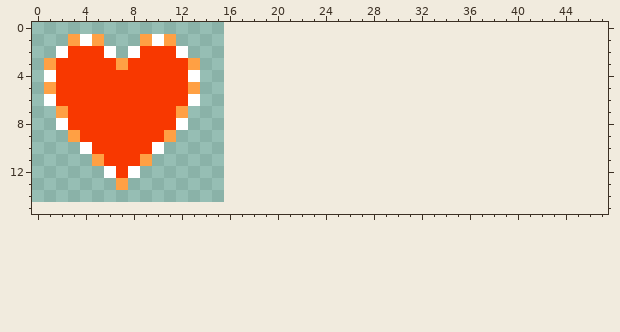
Pixel-art sprite: resources/charset/heart.png. Above, as it was before the edit.
The file is 16x16 pixels. Colours within 5 levels of each other are drawn and written as one. The old version is drawn lined up with the new one, on the new canvas.
The result:
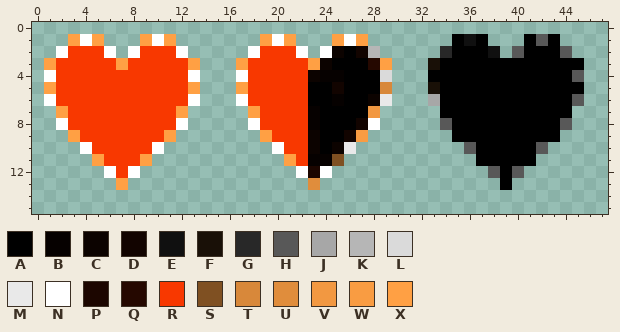
Palette (. is transparent): A #000000  B #060100  C #0c0300  D #120400  E #101010  F #191007  G #282828  H #585858  J #a7a7a7  K #b6b6b6  L #dadada  M #e9e9e9  N #ffffff  P #1c0600  Q #250800  R #f83800  S #7f5022  T #d8883a  U #e08d3c  V #f29841  W #f99c42  X #ffa044
Commit message: hearts ok and menu is black
The edit:
{"change": "canvas 16x16 -> 48x16, the old top-left corner now at 0,-1 (the part of the old canvas that was cut away was empty and is not shown)"}
{"y":1,"x":19,"old":"...","new":"XNX"}
{"y":1,"x":25,"old":"...","new":"XNX"}
{"y":1,"x":35,"old":"...","new":"AEA"}
{"y":1,"x":41,"old":"...","new":"AHA"}
{"y":2,"x":18,"old":".....","new":"NRRRN"}
{"y":2,"x":24,"old":".....","new":"NCADK"}
{"y":2,"x":34,"old":".....","new":"GAAAE"}
{"y":2,"x":40,"old":".....","new":"HAAAH"}
{"y":3,"x":17,"old":".............","new":"XRRRRRXCAAAQX"}
{"y":3,"x":33,"old":".............","new":"FAAAAAAAAAAAA"}
{"y":4,"x":17,"old":".............","new":"NRRRRRCBBAAAL"}
{"y":4,"x":33,"old":".............","new":"AAAAAAAAAAAAH"}
{"y":5,"x":17,"old":".............","new":"XRRRRRAADAAAT"}
{"y":5,"x":33,"old":".............","new":"FAAAAAAAAAAAA"}
{"y":6,"x":17,"old":".............","new":"NRRRRRAABAACM"}
{"y":6,"x":33,"old":".............","new":"JAAAAAAAAAAAH"}
{"y":7,"x":18,"old":"...........","new":"XRRRRBAAAAV"}
{"y":7,"x":34,"old":"...........","new":"AAAAAAAAAAA"}
{"y":8,"x":18,"old":"...........","new":"NRRRRBAAADN"}
{"y":8,"x":34,"old":"...........","new":"HAAAAAAAAAH"}
{"y":9,"x":19,"old":".........","new":"XRRRCAADW"}
{"y":9,"x":35,"old":".........","new":"AAAAAAAAA"}
{"y":10,"x":20,"old":".......","new":"NRRCACM"}
{"y":10,"x":36,"old":".......","new":"HAAAAAH"}
{"y":11,"x":21,"old":".....","new":"XRBBS"}
{"y":11,"x":37,"old":".....","new":"AAAAA"}
{"y":12,"x":22,"old":"...","new":"NPN"}
{"y":12,"x":38,"old":"...","new":"HAH"}
{"y":13,"x":23,"old":".","new":"U"}
{"y":13,"x":39,"old":".","new":"A"}
{"label":"added","picture_box":[236,34,392,190]}
{"label":"added","picture_box":[428,34,584,190]}
